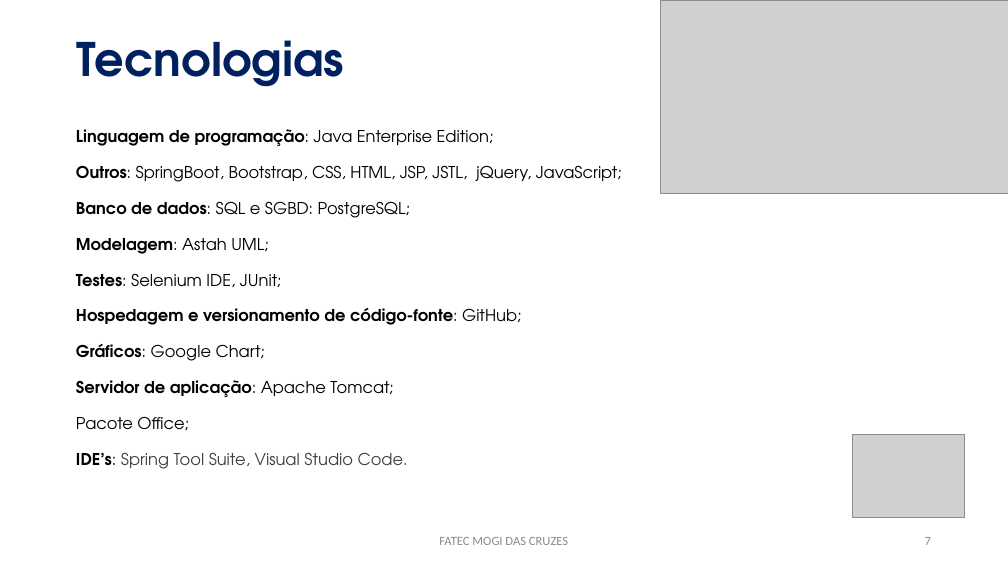
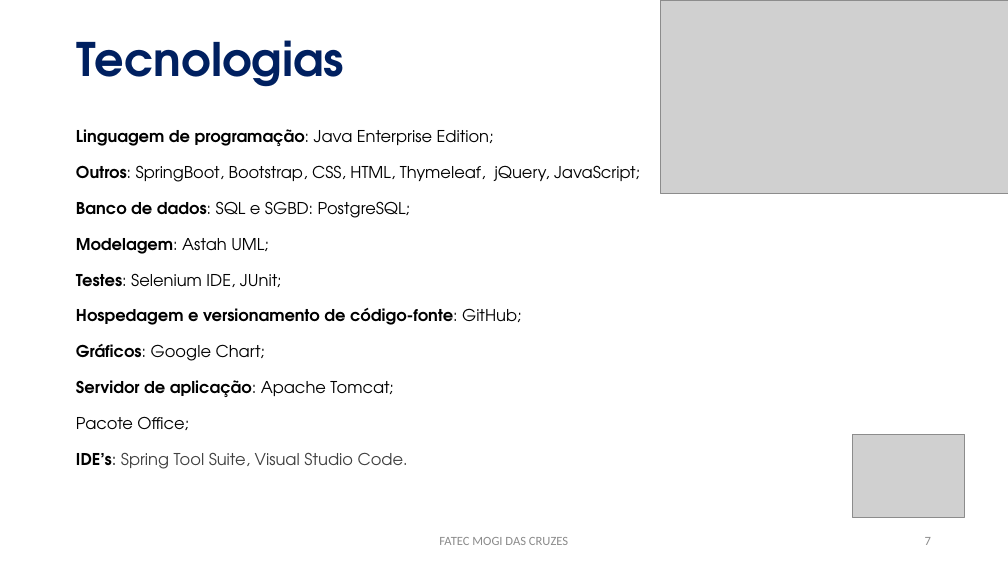
Before and after one commit to PabloLuiz1/buiatchaka-jogos, a slide deck: slide 7 of APRESENTAÇÃO.pptx. Drawn at 1008x567 pixels with LibreOffice and Linux fonts; fonts in the diff are those of the drawing; grey boxes stand for pictures. Boxes give left, top, right and bottom in pixels: in the first picture for what was removed or moved away, otherwise in the second. Text is boxed around its words. In the diff, an @@ line names an element or a change of style, - is before the commit and + after.

```diff
--- a/APRESENTAÇÃO.pptx
+++ b/APRESENTAÇÃO.pptx
@@ text at <box>76,165,640,182</box>: text changed @@
-Outros: SpringBoot, Bootstrap, CSS, HTML, JSP, JSTL, jQuery, JavaScript;
+Outros: SpringBoot, Bootstrap, CSS, HTML, Thymeleaf, jQuery, JavaScript;
```
Also in this commit, not shown: 10 slides added, 58 other files.
